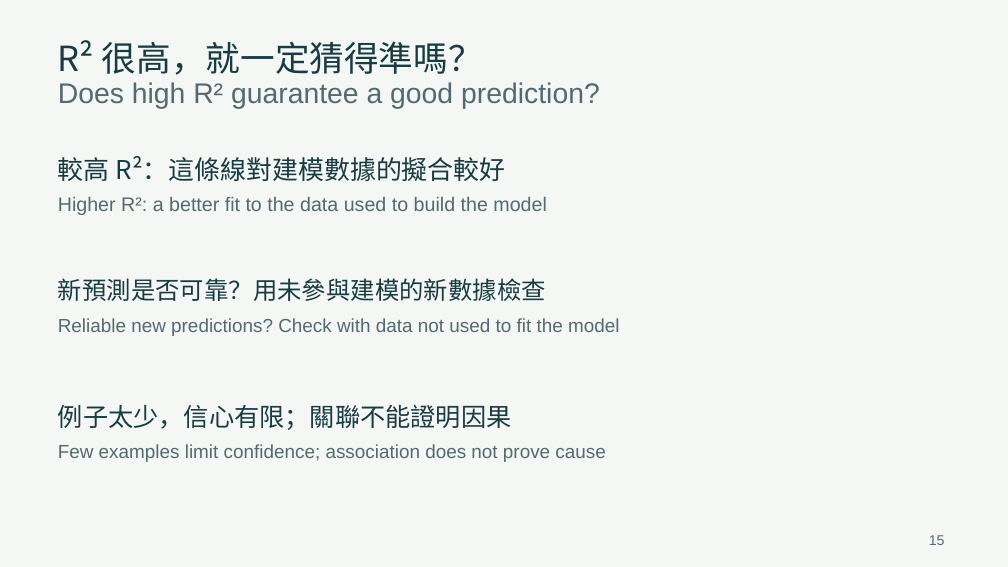
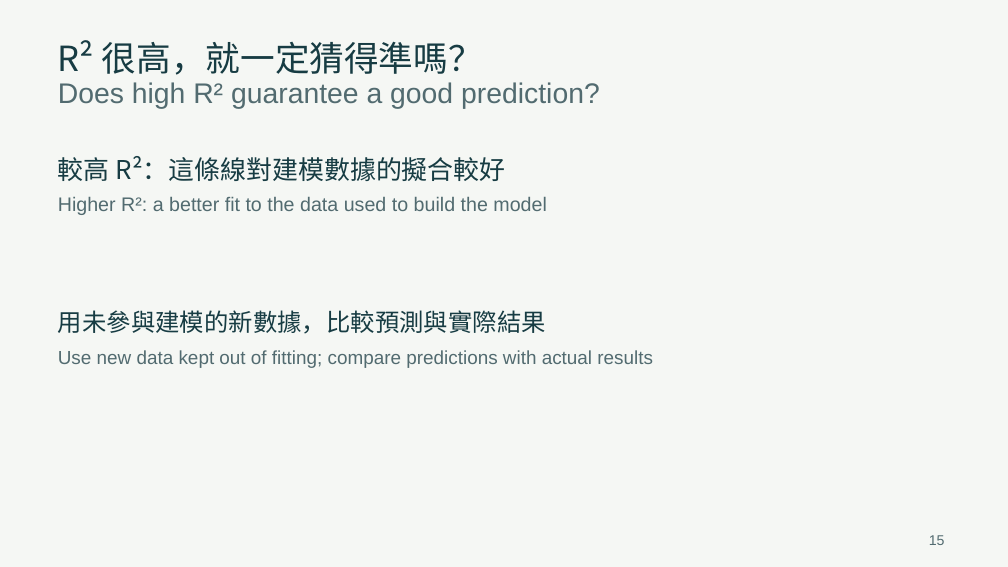
Before and after one commit to GordanY/f2-linear-regression, a slide deck: slide 15 of workshop-2/teacher-slides.pptx. Drawn at 1008x567 pixels with LibreOffice and Linux fonts; fonts in the diff are those of the drawing. Boxes give left, top, right and bottom in pixels: in the first picture for what was removed or moved away, otherwise in the second. Text is boxed around its words. In the diff, an @@ line names an element or a change of style, - is before the commit and + after.

```diff
--- a/workshop-2/teacher-slides.pptx
+++ b/workshop-2/teacher-slides.pptx
@@ text at (58, 310, 546, 334): text changed @@
-新預測是否可靠？用未參與建模的新數據檢查
+用未參與建模的新數據，比較預測與實際結果
@@ text at (58, 350, 653, 368): text changed @@
-Reliable new predictions? Check with data not used to fit the model
+Use new data kept out of fitting; compare predictions with actual results
@@ text removed at (58, 405, 512, 430) @@
-例子太少，信心有限；關聯不能證明因果
@@ text removed at (58, 444, 605, 462) @@
-Few examples limit confidence; association does not prove cause
```
Also in this commit, not shown: 4 other slides changed, 1 slide removed, 5 other files.
